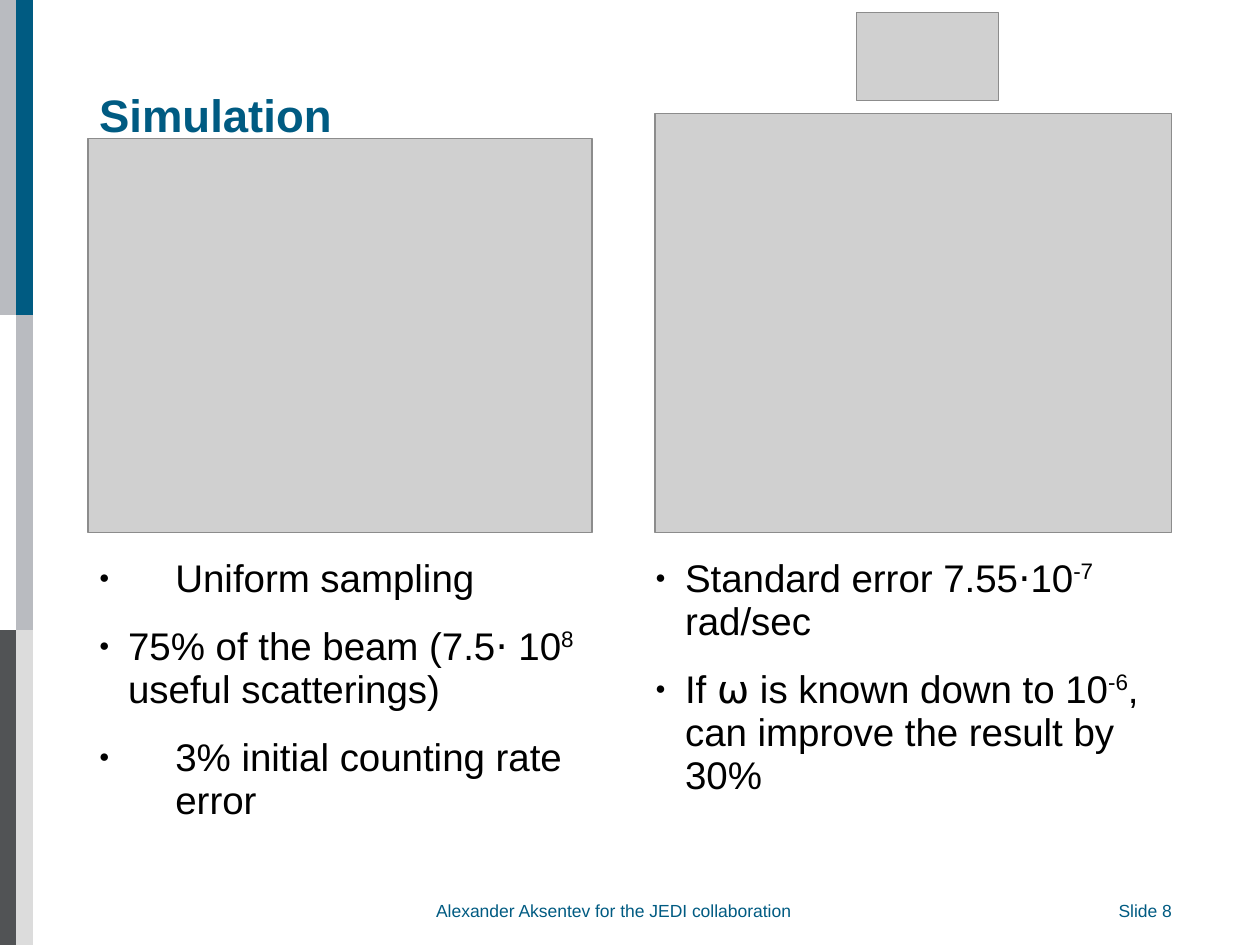
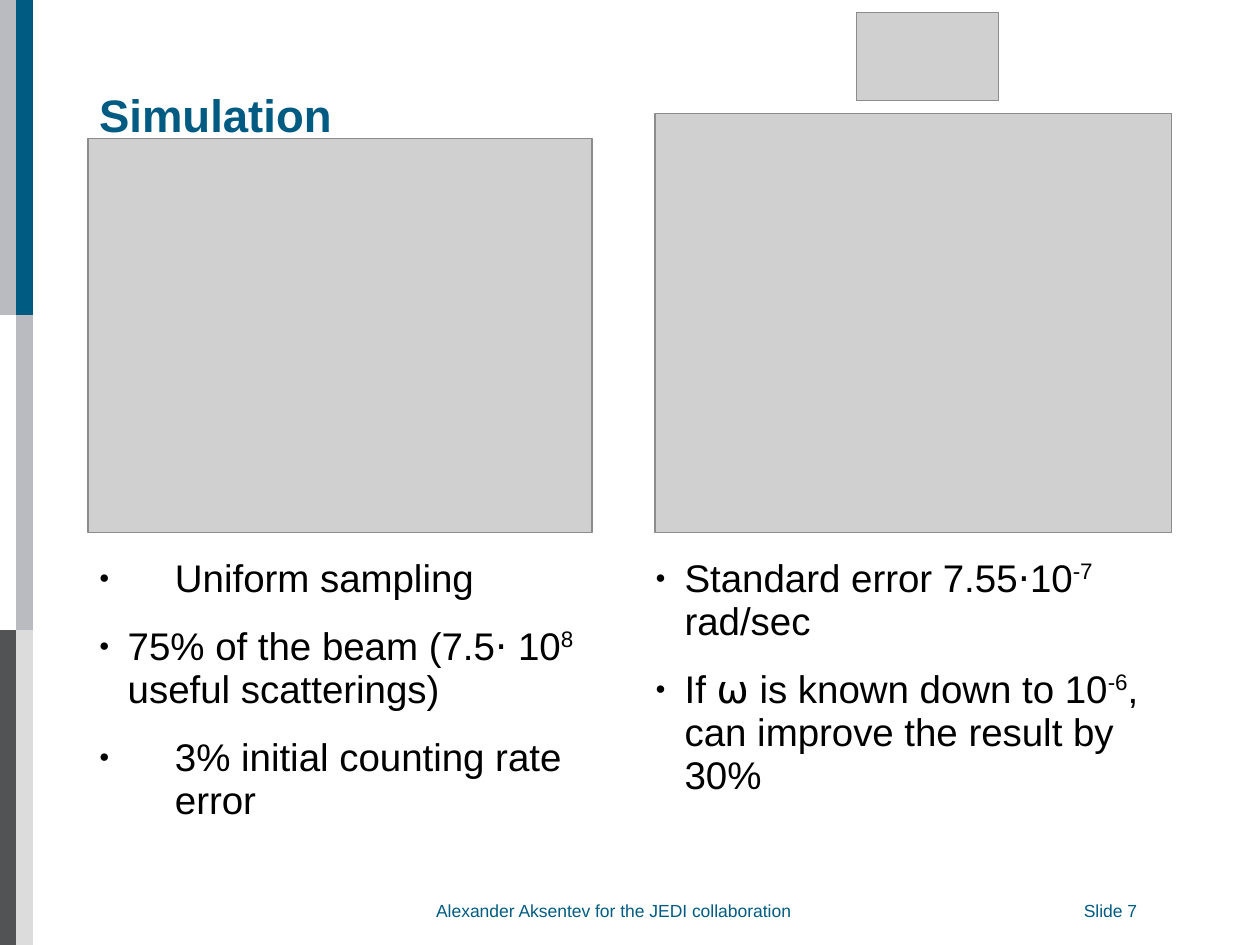
Before and after one commit to AlexAksentyev/EDM, a slide deck: slide 7 of Reports/DPG/DPG_proto.ppt (slide 8 before the commit). Drawn at 1260x945 pixels with LibreOffice and Linux fonts; fonts in the diff are those of the drawing; grey boxes stand for pictures; background and template pictures are left out. Boxes give left, top, right and bottom in pixels: in the first picture for what was removed or moved away, otherwise in the second. Text is boxed around its words. In the diff, an @@ line names an element or a change of style, - is before the commit and + after.

```diff
--- a/Reports/DPG/DPG_proto.ppt
+++ b/Reports/DPG/DPG_proto.ppt
@@ page number at (x1=1084, y1=904, x2=1137, y2=917): text changed @@
-Slide 8
+Slide 7
@@ page number moved from (x1=1119, y1=900, x2=1242, y2=921) to (x1=1084, y1=900, x2=1207, y2=921) @@
```
Also in this commit, not shown: 7 other slides changed, 2 other files.
